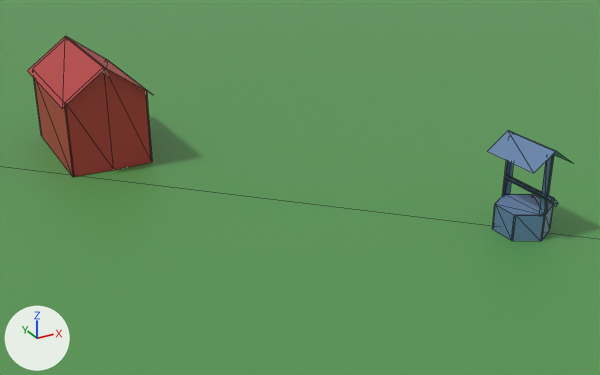
The glTF model public/book.glb: old version first, new version second.
One viewpoint serves both versions: a 50 mm camera at (-2.47, -4.12, 2.23) aimed at (0.04, 0.44, -0.05). Arrows for +X, +Y and +Z are at lower left; the lights stay in place. Mesh edges are drawn as thin lines. Vertices at the same position are counted once.

In view in the first picture: 'Ground', 'House', 'Well'.
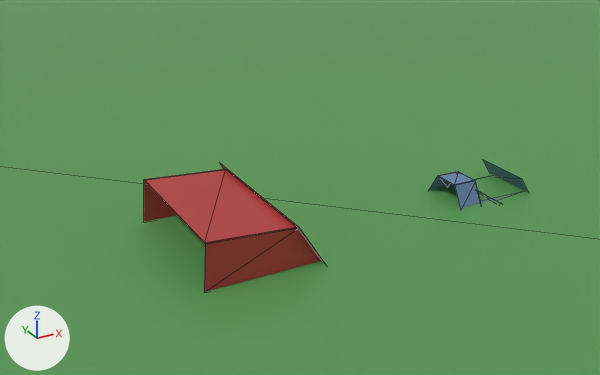
Pixel boxes (x1, y1, x2, y2) of what changed, in the pictures (600 x 375 px):
'House', mesh turned, moved
    before: (28, 36, 153, 177)
    after: (144, 164, 324, 292)
'Well', mesh turned, moved
    before: (488, 130, 572, 241)
    after: (429, 160, 529, 209)

The edits, one by one:
me_cube_012 has 38 vertices, 36 faces and spans x -1.654..-1.025, y -0.476..0.569, z 0.0..0.743.
me_cube_012 is used by ob_house; location (0.333, 1.679, 0.0).
me_cube_012 part 1: the whole mesh is turned 94.2 degrees about the y axis through its middle, then moved by (1.71, -0.047, -0.399).
me_cylinder has 102 vertices, 92 faces and spans x 0.693..0.992, y -0.403..0.014, z 0.0..0.568.
me_cylinder is used by ob_well; location (0.005, -0.66, 0.0).
me_cylinder part 2: the whole mesh is turned 91.7 degrees about the y axis through its middle, then moved by (-0.559, 0.18, -0.292).
Object 'House' (ob_house) moves from (0.333, 1.679, 0.0) to (-1.098, -0.125, -0.005).
Object 'Well' (ob_well) moves from (0.005, -0.66, 0.0) to (0.715, -0.269, -0.015).
